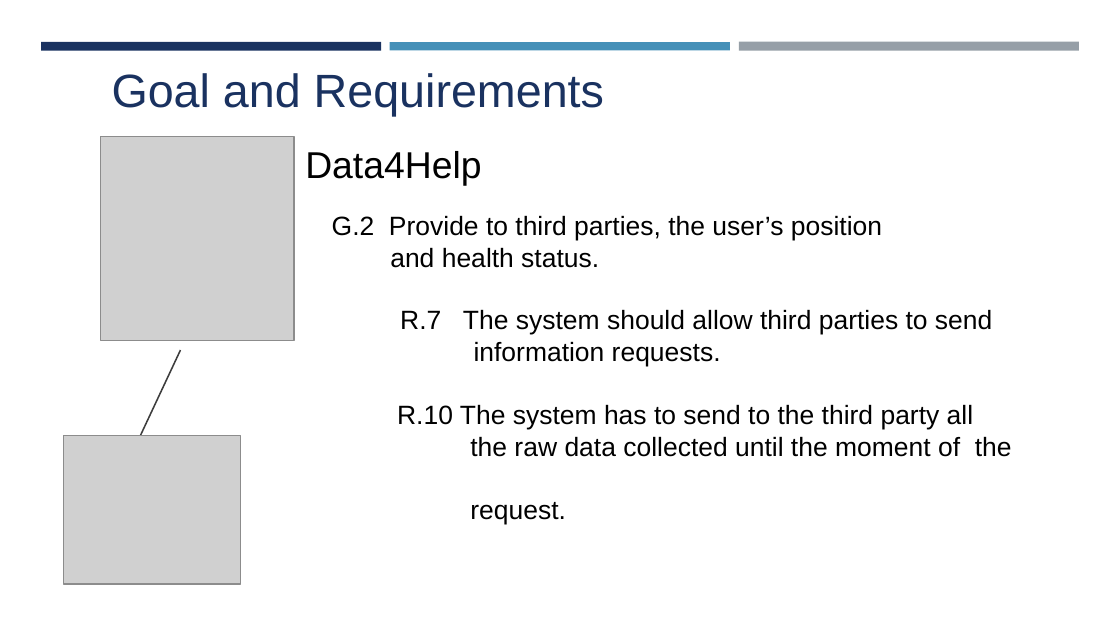
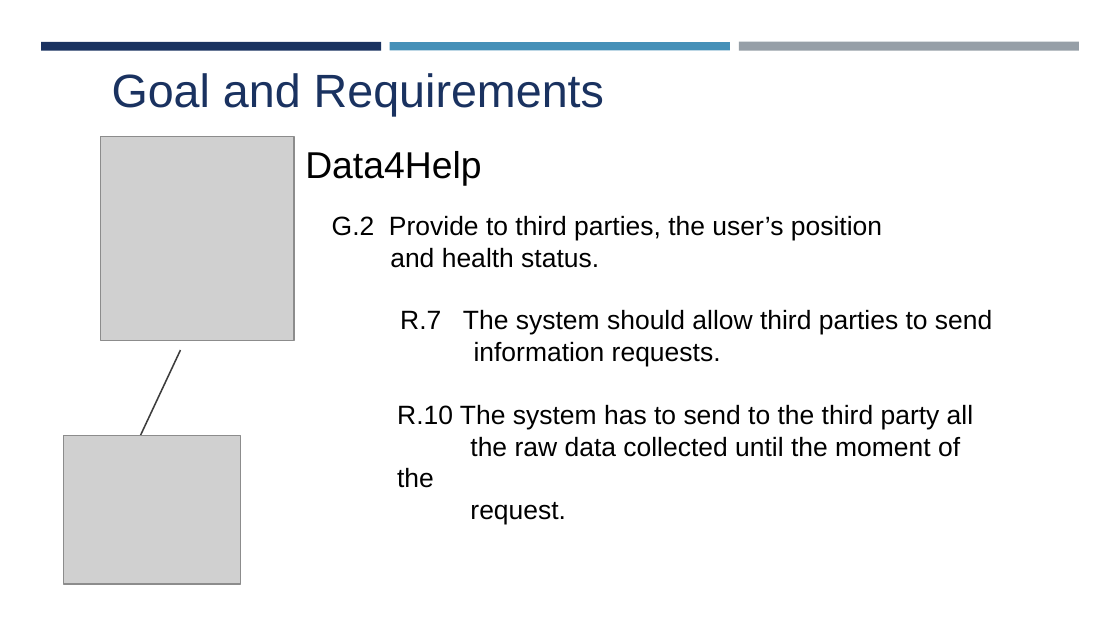
Before and after one commit to lucaalessandrelli/trackme, a slide deck: slide 5 of SEProject.pptx. Drawn at 1120x630 pixels with LibreOffice and Linux fonts; fonts in the diff are those of the drawing; grey boxes stand for pictures. Boxes give left, top, right and bottom in pixels: in the first picture for what was removed or moved away, otherwise in the second. Text is boxed around its words. In the diff, an @@ line names an element or a change of style, - is before the commit and + after.

```diff
--- a/SEProject.pptx
+++ b/SEProject.pptx
@@ text "R.10 The system has to ..." rewrapped from <box>397,404,1012,525</box> to <box>397,404,973,525</box> @@
```
Also in this commit, not shown: 2 other slides changed.
